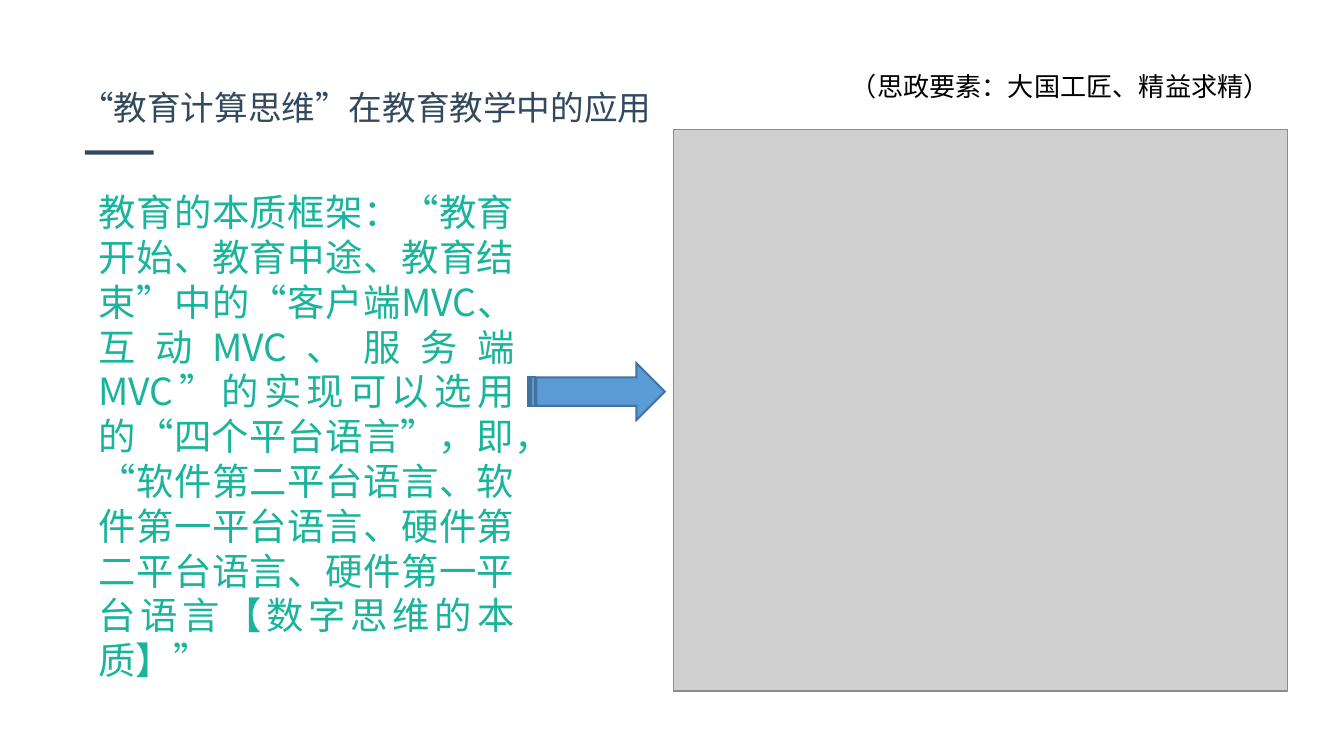
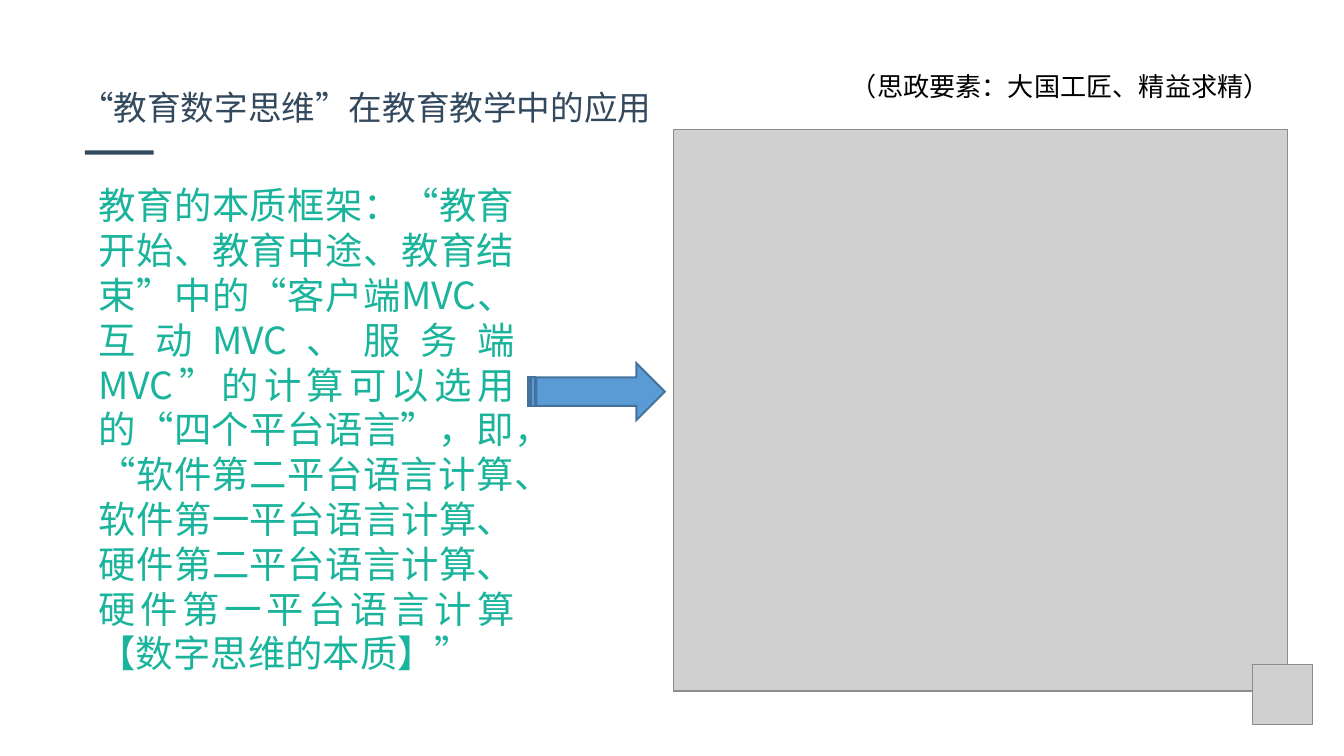
Before and after one commit to jbhuang99/WebEdu_LocalVersion_YuQin_DotNetCore2.1, a slide deck: slide 6 of wwwroot/webCourse/Templates/Bitmap-Video-2D-PPT.pptx. Drawn at 1344x756 pixels with LibreOffice and Linux fonts; fonts in the diff are those of the drawing; grey boxes stand for pictures; background and template pictures are left out. Boxes give left, top, right and bottom in pixels: in the first picture for what was removed or moved away, otherwise in the second. Text is boxed around its words. In the diff, an @@ line names an element or a change of style, - is before the commit and + after.

```diff
--- a/wwwroot/webCourse/Templates/Bitmap-Video-2D-PPT.pptx
+++ b/wwwroot/webCourse/Templates/Bitmap-Video-2D-PPT.pptx
@@ text at bbox=[80, 91, 651, 123]: text changed @@
-“教育计算思维”在教育教学中的应用
+“教育数字思维”在教育教学中的应用
@@ text at bbox=[98, 187, 551, 671]: text changed @@
-教育的本质框架：“教育开始、教育中途、教育结束”中的“客户端MVC、互动MVC、服务端MVC”的实现可以选用的“四个平台语言”，即，“软件第二平台语言、软件第一平台语言、硬件第二平台语言、硬件第一平台语言【数字思维的本质】”
+教育的本质框架：“教育开始、教育中途、教育结束”中的“客户端MVC、互动MVC、服务端MVC”的计算可以选用的“四个平台语言”，即，“软件第二平台语言计算、软件第一平台语言计算、硬件第二平台语言计算、硬件第一平台语言计算【数字思维的本质】”
@@ picture added at bbox=[1253, 664, 1312, 723] @@
```
Also in this commit, not shown: 9 other slides changed.
